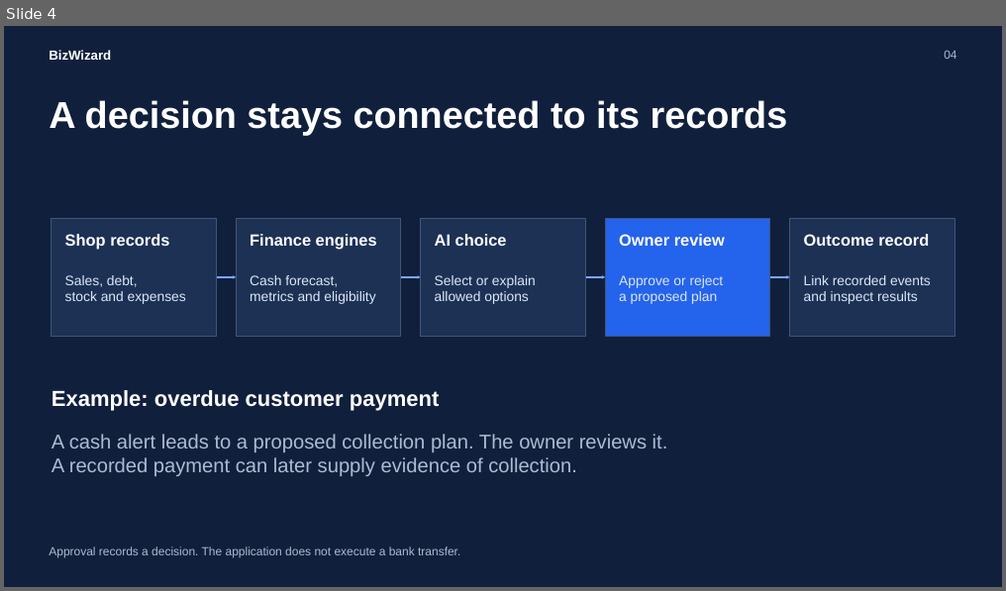
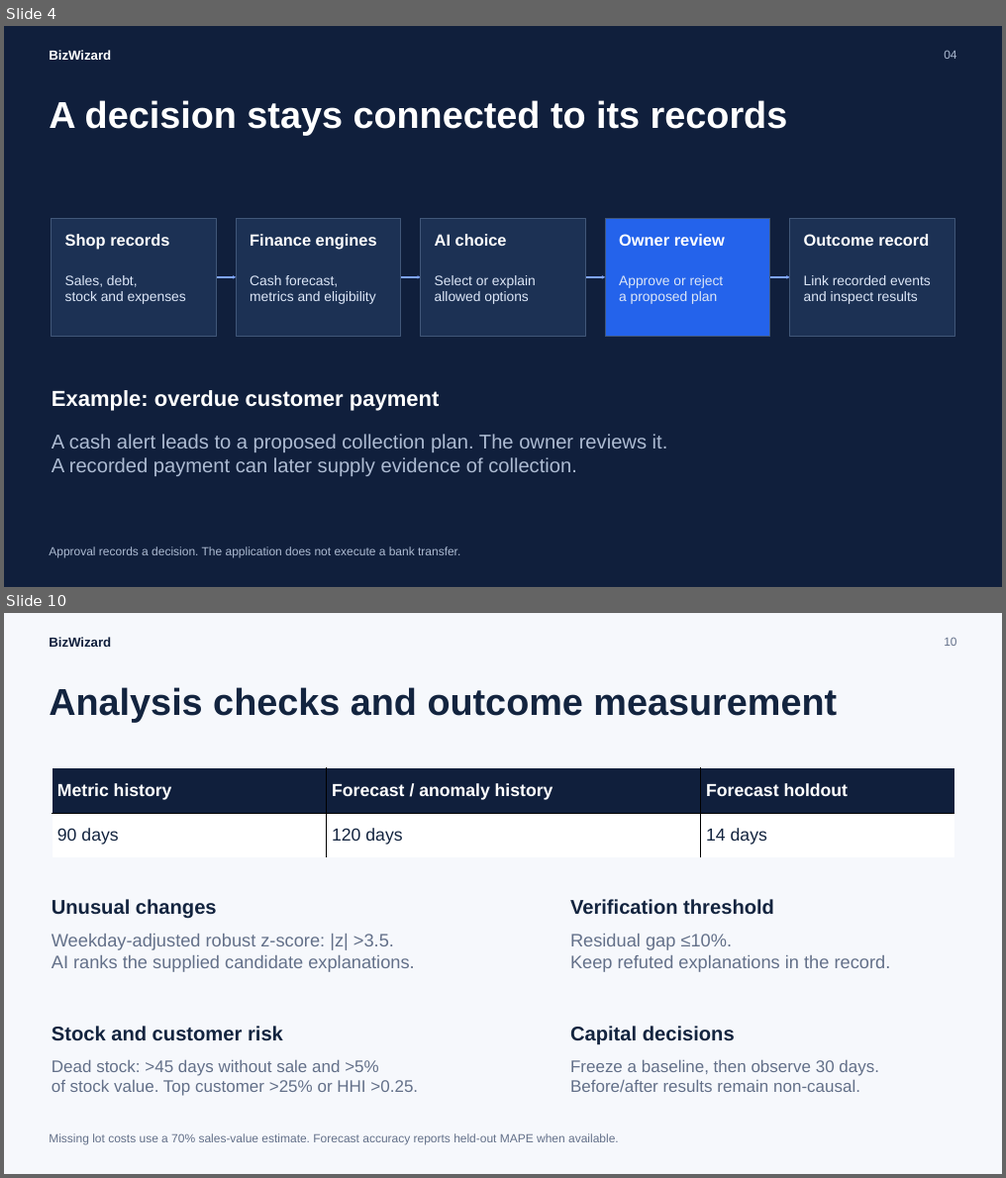
Before and after one commit to mahfuz-saim/bizwizard, a slide deck: output/presentation/BizWizard-Presentation.pptx. Shown one above the other, each under a label of ours: slide 4 before the commit, slides 4 and 10 after it; the slides between them are not shown. The pictures are 1006x591 and 1006x1178 pixels, drawn with LibreOffice and Linux fonts; fonts in the diff are those of the drawing. Boxes give left, top, right and bottom in pixels: in the first picture for what was removed or moved away, otherwise in the second. Text is boxed around its words. In the diff, an @@ line names an element or a change of style, - is before the commit and + after.

```diff
--- a/output/presentation/BizWizard-Presentation.pptx
+++ b/output/presentation/BizWizard-Presentation.pptx
@@ slide 10 added at (4,613,1002,1174), background #F6F8FC @@
@@ text added at (49,637,111,647), 15.8 pt, text #101F3C, bold @@
+BizWizard
@@ text added at (944,637,956,646), 14.2 pt, text #637089 @@
+10
@@ text added at (49,687,837,723), 45 pt, text #13243F, bold @@
+Analysis checks and outcome measurement
@@ table added at (52,767,954,858), 2 rows, 3 columns @@
+Metric history | Forecast / anomaly history | Forecast holdout
+90 days | 120 days | 14 days
@@ text added at (52,899,217,919), 24 pt, text #13243F, bold @@
+Unusual changes
@@ text added at (570,899,774,915), 24 pt, text #13243F, bold @@
+Verification threshold
@@ text added at (52,934,414,972), 21.8 pt, text #637089 @@
+Weekday-adjusted robust z-score: |z| >3.5.
+AI ranks the supplied candidate explanations.
@@ text added at (570,934,891,972), 21.8 pt, text #637089 @@
+Residual gap ≤10%.
+Keep refuted explanations in the record.
@@ text added at (52,1026,283,1042), 24 pt, text #13243F, bold @@
+Stock and customer risk
@@ text added at (570,1026,735,1046), 24 pt, text #13243F, bold @@
+Capital decisions
@@ text added at (52,1059,418,1096), 20.2 pt, text #637089 @@
+Dead stock: >45 days without sale and >5%
+of stock value. Top customer >25% or HHI >0.25.
@@ text added at (570,1059,879,1092), 20.2 pt, text #637089 @@
+Freeze a baseline, then observe 30 days.
+Before/after results remain non-causal.
@@ text added at (49,1134,619,1146), 14.2 pt, text #637089 @@
+Missing lot costs use a 70% sales-value estimate. Forecast accuracy reports held-out MAPE when available.
```
Also in this commit, not shown: 9 slides changed, 2 other slides added, 2 slides removed, 1 other file.
